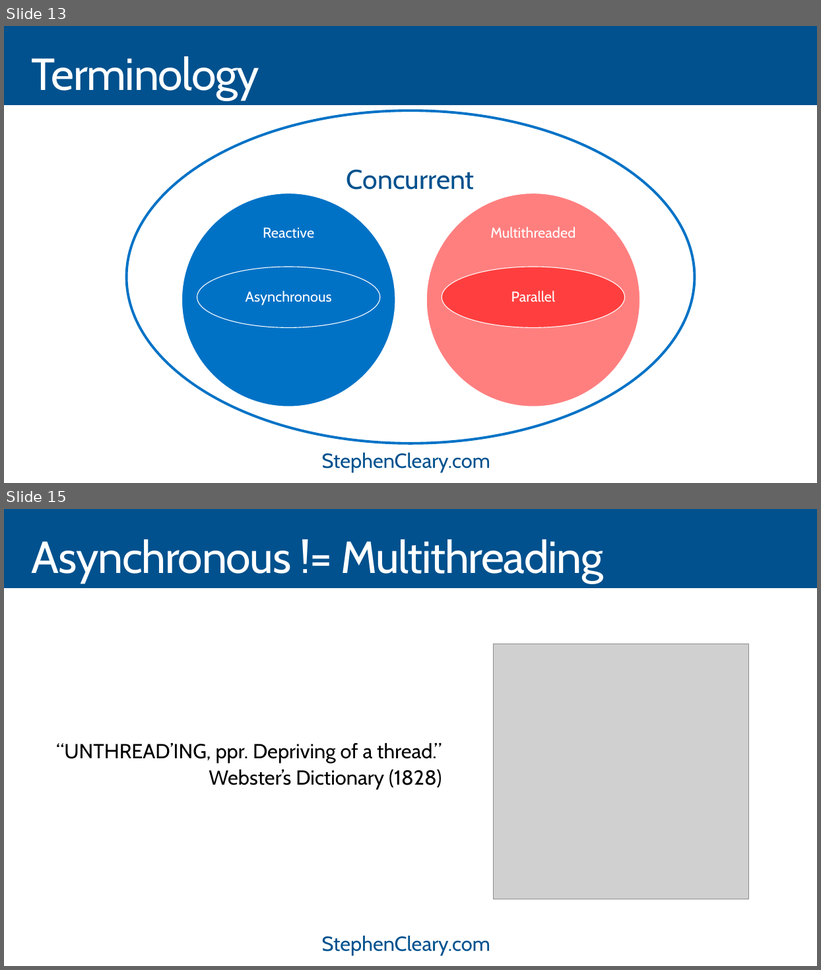
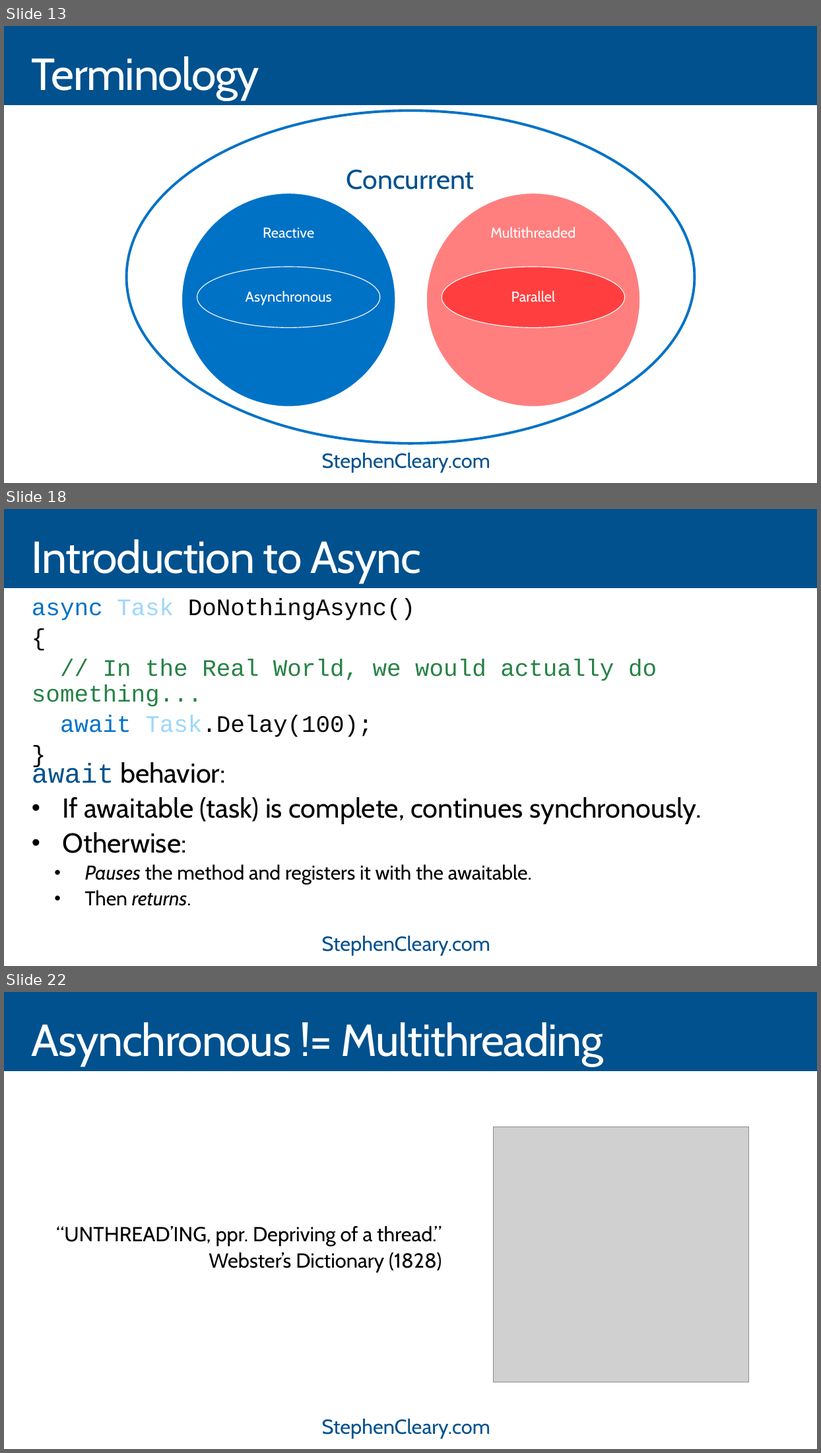
Before and after one commit to StephenCleary/Presentations, a slide deck: Asynchronous Parallel Reactive - HELP!/Asynchronous Parallel Reactive Help - 16.9.pptx. Shown one above the other, each under a label of ours: slides 13 and 15 before the commit, slides 13, 18 and 22 after it; the slides between them are not shown. The pictures are 821x970 and 821x1453 pixels, drawn with LibreOffice and Linux fonts; fonts in the diff are those of the drawing; grey boxes stand for pictures. Boxes give left, top, right and bottom in pixels: in the first picture for what was removed or moved away, otherwise in the second. Text is boxed around its words. In the diff, an @@ line names an element or a change of style, - is before the commit and + after.

```diff
--- a/Asynchronous Parallel Reactive - HELP!/Asynchronous Parallel Reactive Help - 16.9.pptx
+++ b/Asynchronous Parallel Reactive - HELP!/Asynchronous Parallel Reactive Help - 16.9.pptx
@@ slide 18 added at [4,509,817,966], background #00518E; not listed: 3 template elements that a slide beside it also shows @@
@@ title added at [32,539,421,584], 52.9 pt, text #FFFFFF @@
+Introduction to Async
@@ text added at [32,598,657,737], 28 pt, text #258244 @@
+async Task DoNothingAsync()
+{
+// In the Real World, we would actually do something...
+await Task.Delay(100);
+}
@@ text added at [32,762,702,906], 32.4 pt, text #000000 @@
+await behavior:
+• If awaitable (task) is complete, continues synchronously.
+• Otherwise:
+  • Pauses the method and registers it with the awaitable.
+  • Then returns.
@@ what was slide 15 is now slide 22 @@
```
Also in this commit, not shown: 2 slides changed, 6 other slides added.
